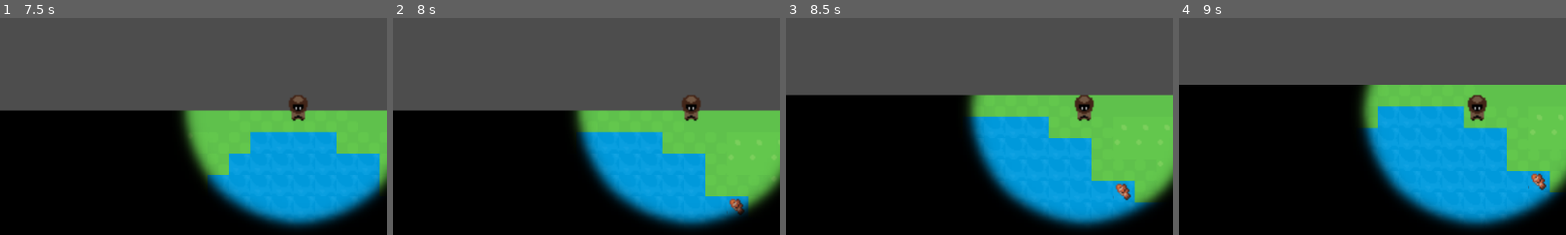
Above: before the commit, frames 1-4 (left to right).
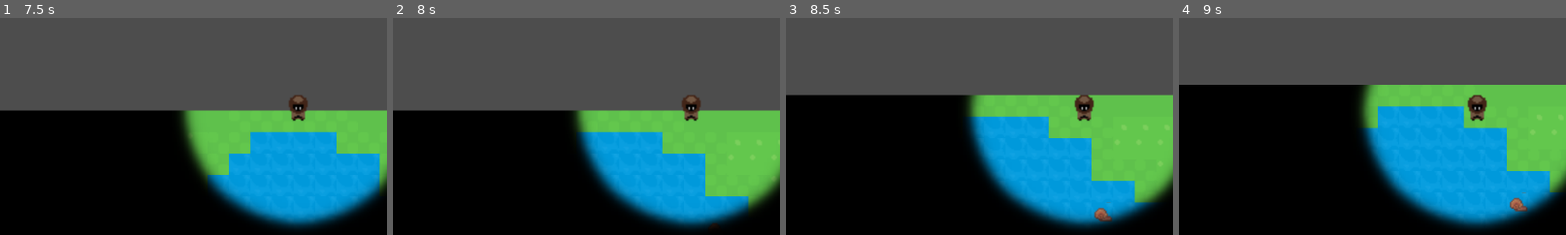
Above: after the commit, the same moments.

Repository: Habidakus/wild-jam-82-unseen
Game: Godot game, scene res://Scenes/root.tscn
Two runs of this game, one before a commit and one after it. Both use one fixed random seed, a clock stepped at 60 frames per second and the inputs below. Sound files missing from this copy of the repository are replaced by a short silence.
Inputs (mouse positions are % of the whole screen's width and height, from its top left):
- Up to frame 1 (7.5 s): tap Enter at 0.5 s; move the mouse to (45, 70) at 0.52 s; hold Ctrl (sneak) 0.53-1.28 s; hold W (move_up) 0.53-2.03 s; click (45, 70) at 0.67 s; move the mouse to (80, 65) at 1.27 s; tap Space (walk) at 1.35, 2.85, 4.35, 5.75, 5.85, 7.35 s; move the mouse to (20, 35) at 2.02 s; hold Ctrl (sneak) 2.03-2.78 s; hold Left (move_left) 2.03-3.53 s; move the mouse to (55, 50) at 2.77 s; click (55, 50) at 2.92 s; move the mouse to (35, 25) at 3.52 s; hold S (move_down) 3.53-4.28 s; hold Ctrl (sneak) 3.53-4.28 s; move the mouse to (72, 45) at 4.27 s; hold Right (move_right) 4.28-5.03 s; move the mouse to (30, 55) at 5.02 s; hold W (move_up) 5.03-5.78 s; hold Ctrl (sneak) 5.03-5.78 s; click (30, 55) at 5.17 s; move the mouse to (60, 28) at 5.77 s; hold Right (move_right) from 5.78 s (still down); move the mouse to (45, 70) at 6.52 s; hold Ctrl (sneak) 6.53-7.28 s; move the mouse to (80, 65) at 7.27 s; click (80, 65) at 7.42 s
- Up to frame 2 (8 s): keep holding Right (move_right)
- Up to frame 3 (8.5 s): move the mouse to (20, 35) at 8.02 s; release Right (move_right) at 8.03 s; hold S (move_down) from 8.03 s (still down); hold Ctrl (sneak) from 8.03 s (still down)
- Up to frame 4 (9 s): move the mouse to (55, 50) at 8.77 s; release S (move_down) at 8.78 s; release Ctrl (sneak) at 8.78 s; hold Left (move_left) from 8.78 s (still down); tap Space (walk) at 8.85 s
The pictures show only the part of the screen within x 12-61%, y 29-79%; the shares and areas given below are measured in that part.

Frame 1 is identical in both runs. In frame 2, 0.2% of the frame differs, in the area x 82-91%, y 83-96%; in frame 3, 0.4%; in frame 4, 0.4%, in the area x 85-95%, y 71-90%.

Commit message:
Fish spawn spots now despawn, each fish type has a min/max spawn spot duration range

Diff:
--- /dev/null
+++ b/Data/Fish/snail.tres
@@ -0,0 +1,14 @@
+[gd_resource type="Resource" script_class="Fish" load_steps=3 format=3 uid="uid://ctb1n7uk5u2v"]
+
+[ext_resource type="Script" uid="uid://dvdud1wowap44" path="res://Scripts/fish.gd" id="1_6a8xv"]
+[ext_resource type="Texture2D" uid="uid://cukb4vabnqi5v" path="res://Art/fishing_free/global.png" id="2_3xeh6"]
+
+[resource]
+script = ExtResource("1_6a8xv")
+player_facing_name = "Snail"
+texture_image = ExtResource("2_3xeh6")
+texture_region = Rect2(32, 16, 16, 16)
+mini_game = 0
+distance_from_shore = 1
+requirement_to_spawn = 0
+metadata/_custom_type_script = "uid://dvdud1wowap44"
--- a/Scenes/root.tscn
+++ b/Scenes/root.tscn
@@ -7,6 +7,7 @@
 [ext_resource type="Script" uid="uid://dhiv0ub8gs8n6" path="res://Scripts/state_chapter_one.gd" id="5_4g5cr"]
 [ext_resource type="Script" uid="uid://dvdud1wowap44" path="res://Scripts/fish.gd" id="6_r3lo5"]
 [ext_resource type="Resource" uid="uid://chlgcysxe1xy" path="res://Data/Fish/minnow.tres" id="7_qtxxq"]
+[ext_resource type="Resource" uid="uid://ctb1n7uk5u2v" path="res://Data/Fish/snail.tres" id="8_qtxxq"]
 [ext_resource type="AudioStream" uid="uid://5oavg5indflt" path="res://Sounds/2021-01-14_-_A_Geishas_Lament_-_www.FesliyanStudios.com_Steve_Oxen.mp3" id="9_qtxxq"]
 
 [sub_resource type="LabelSettings" id="LabelSettings_8pvmw"]
@@ -67,7 +68,7 @@
 layout_mode = 3
 anchors_preset = 0
 script = ExtResource("5_4g5cr")
-_fish = Array[ExtResource("6_r3lo5")]([ExtResource("7_qtxxq")])
+_fish = Array[ExtResource("6_r3lo5")]([ExtResource("7_qtxxq"), ExtResource("8_qtxxq")])
 _music_track = ExtResource("9_qtxxq")
 metadata/_custom_type_script = "uid://dvltouirjdge4"
 
--- a/Scripts/fish.gd
+++ b/Scripts/fish.gd
@@ -12,3 +12,6 @@
 
 enum RequirementToSpawn { None, Silence, Meditation }
 @export var requirement_to_spawn : RequirementToSpawn = RequirementToSpawn.None
+
+@export_range(5.0,120.0) var min_duration_in_seconds : float = 25
+@export_range(10.0,240.0) var max_duration_in_seconds : float = 45
--- a/Scripts/state_chapter_one.gd
+++ b/Scripts/state_chapter_one.gd
@@ -143,3 +143,14 @@
 		spawn_sprite.region_rect = fish_type.texture_region
 		_map.add_child(spawn)
 		_spawned_fish.set(spawn_spot, spawn)
+		var expire_tween : Tween = spawn_sprite.create_tween()
+		expire_tween.tween_interval(_rnd.randf_range(fish_type.min_duration_in_seconds, fish_type.max_duration_in_seconds))
+		expire_tween.tween_callback(Callable.create(self, "_expire_spawn_spot").bind(spawn_spot))
+
+func _expire_spawn_spot(spot : Vector2i) -> void:
+	if not _spawned_fish.has(spot):
+		# spot already gone
+		return
+
+	_spawned_fish[spot].queue_free()
+	_spawned_fish.erase(spot)
Not shown: 1 places in Scenes/root.tscn that only renumber resources
